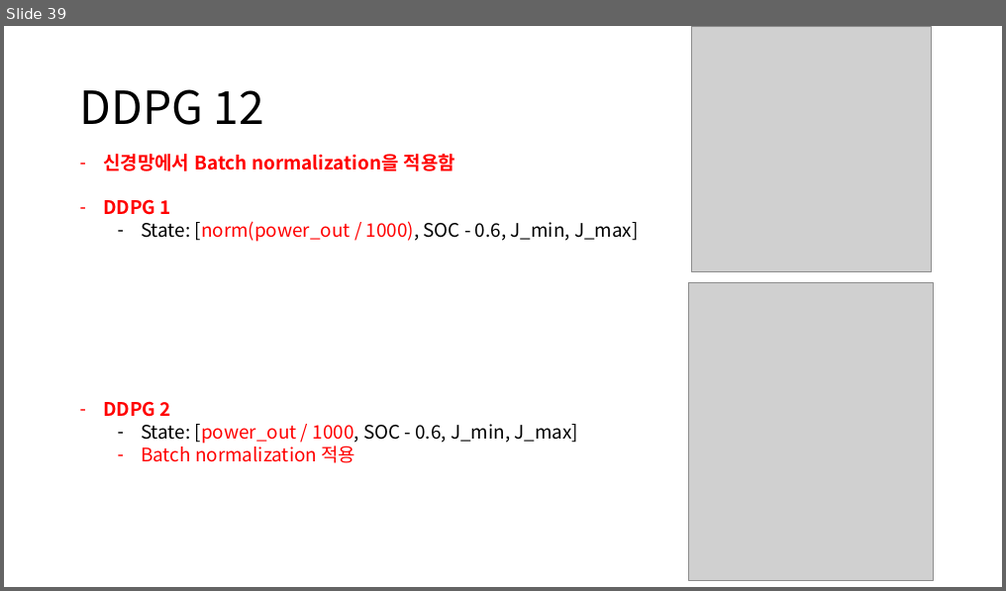
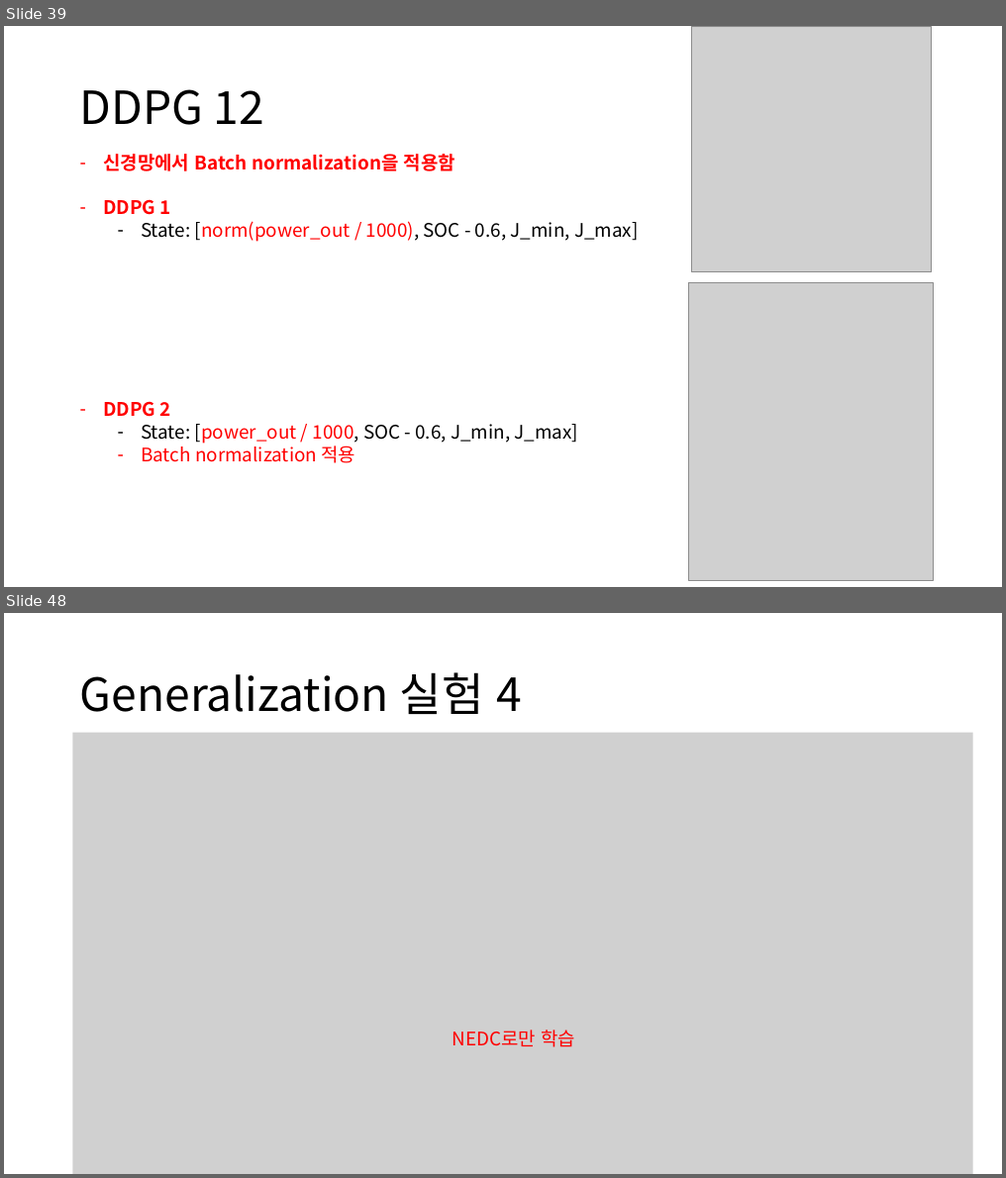
Before and after one commit to zidane89/experiment, a slide deck: 실험정리.pptx. Shown one above the other, each under a label of ours: slide 39 before the commit, slides 39 and 48 after it; the slides between them are not shown. The pictures are 1006x591 and 1006x1178 pixels, drawn with LibreOffice and Linux fonts; fonts in the diff are those of the drawing; grey boxes stand for pictures. Boxes give left, top, right and bottom in pixels: in the first picture for what was removed or moved away, otherwise in the second. Text is boxed around its words. In the diff, an @@ line names an element or a change of style, - is before the commit and + after.

```diff
--- a/실험정리.pptx
+++ b/실험정리.pptx
@@ slide 48 added at (x1=4, y1=613, x2=1002, y2=1174), background #FFFFFF @@
@@ title added at (x1=80, y1=672, x2=523, y2=714), 44 pt, text #000000 @@
+Generalization 실험 4
@@ picture added at (x1=73, y1=733, x2=973, y2=1174) @@
@@ text added at (x1=452, y1=1030, x2=576, y2=1048), 18 pt, text #FF0000 @@
+NEDC로만 학습
```
Also in this commit, not shown: 1 slide changed, 9 other slides added, 1 slide removed.
